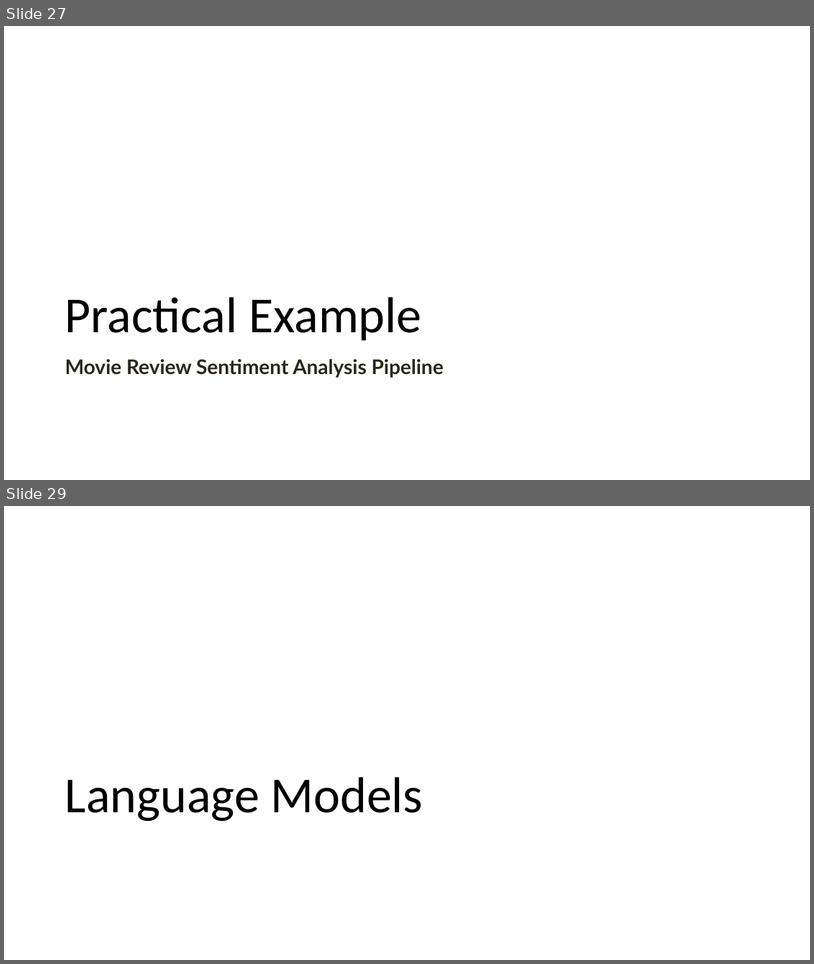
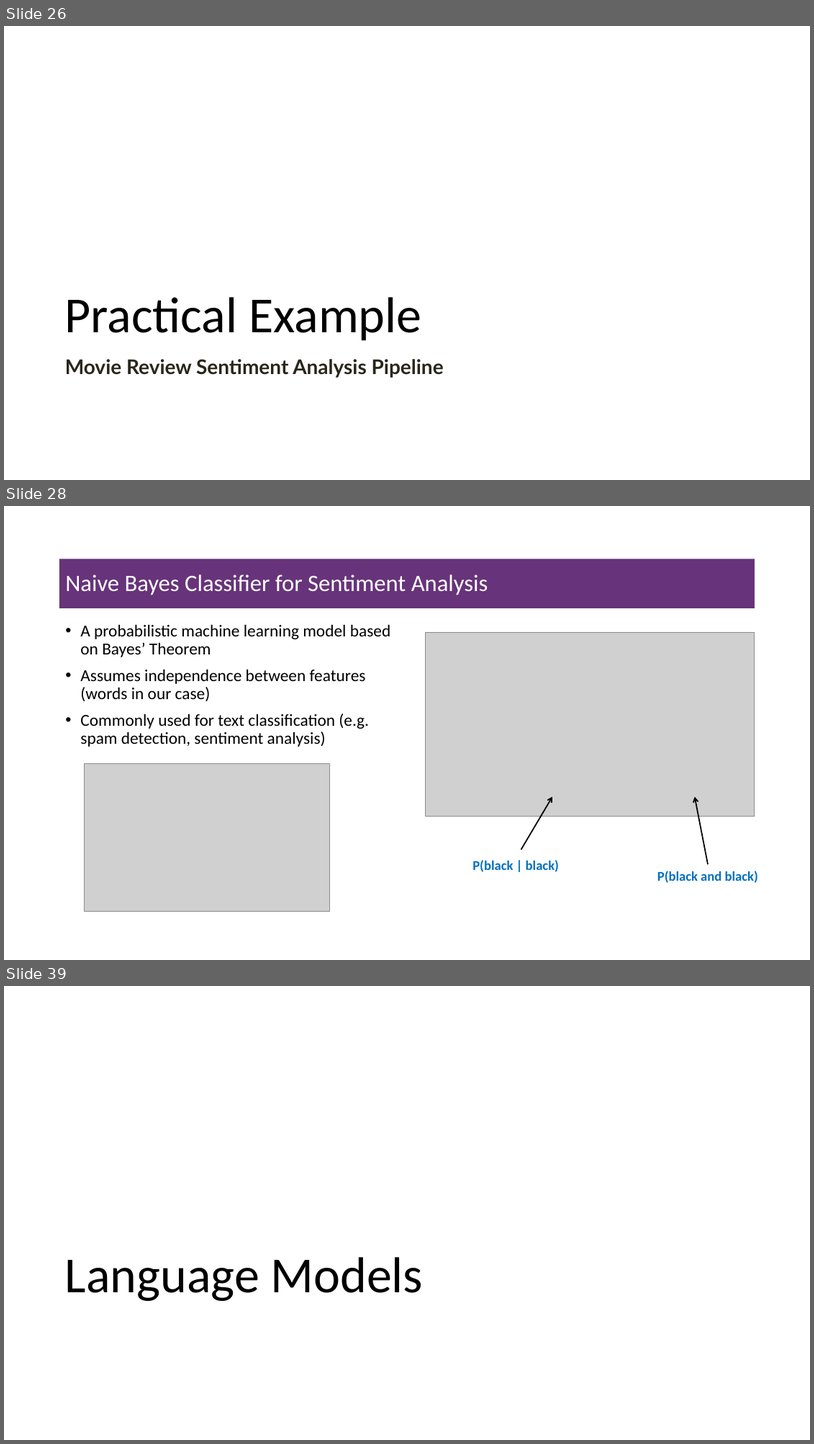
Before and after one commit to msfasha/307307-BI-Methods, a slide deck: 20242-NLP-LLM/lecture notes/Part 1 - Introduction to NLP/1.1-introduction to NLP.pptx. Shown one above the other, each under a label of ours: slides 27 and 29 before the commit, slides 26, 28 and 39 after it; the slides between them are not shown. The pictures are 814x964 and 814x1444 pixels, drawn with LibreOffice and Linux fonts; fonts in the diff are those of the drawing; grey boxes stand for pictures; background and template pictures are left out. Boxes give left, top, right and bottom in pixels: in the first picture for what was removed or moved away, otherwise in the second. Text is boxed around its words. In the diff, an @@ line names an element or a change of style, - is before the commit and + after.

Commit message:
add naive bayes, modify part

```diff
--- a/20242-NLP-LLM/lecture notes/Part 1 - Introduction to NLP/1.1-introduction to NLP.pptx
+++ b/20242-NLP-LLM/lecture notes/Part 1 - Introduction to NLP/1.1-introduction to NLP.pptx
@@ slide 28 added at (4,506,810,960), background #FFFFFF @@
@@ title added at (59,559,756,608), fill #67337A, 28 pt, text #FFFFFF @@
+Naive Bayes Classifier for Sentiment Analysis
@@ text added at (80,624,391,746), 20 pt, text #000000 @@
+• A probabilistic machine learning model based on Bayes’ Theorem
+• Assumes independence between features (words in our case)
+• Commonly used for text classification (e.g. spam detection, sentiment analysis)
@@ picture added at (426,632,756,816) @@
@@ picture added at (85,764,329,911) @@
@@ arrow added from (521, 849) to (553, 796), #000000 1.5 pt @@
@@ arrow added from (708, 864) to (695, 796), #000000 1.5 pt @@
@@ text added at (473,860,559,872), 16 pt, text #0070C0, bold @@
+P(black | black)
@@ text added at (658,870,759,883), 16 pt, text #0070C0, bold @@
+P(black and black)
@@ what was slide 27 is now slide 26 @@
@@ what was slide 29 is now slide 39 @@
```
Also in this commit, not shown: 8 slides changed, 10 other slides added, 1 slide removed, 14 other files.
